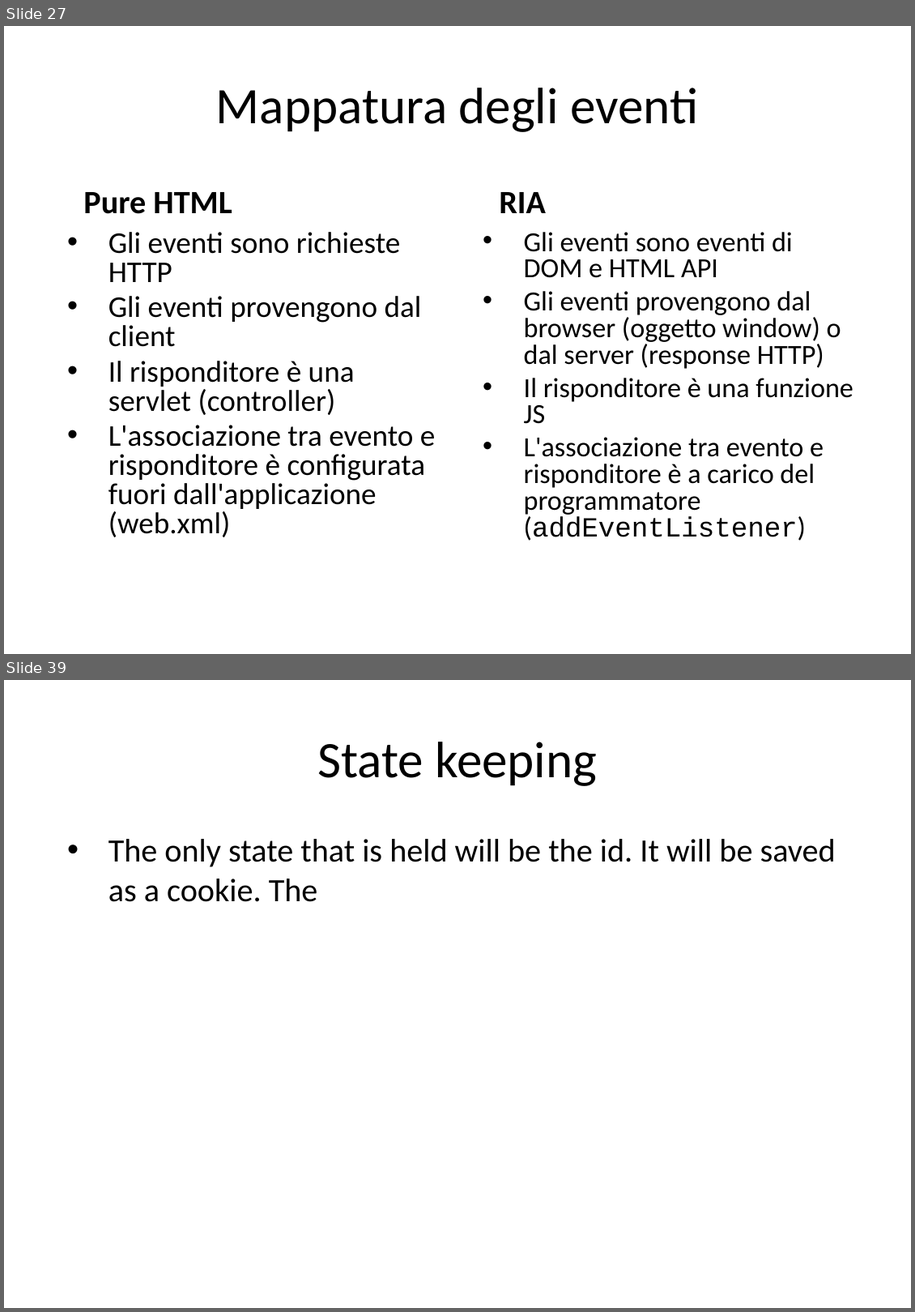
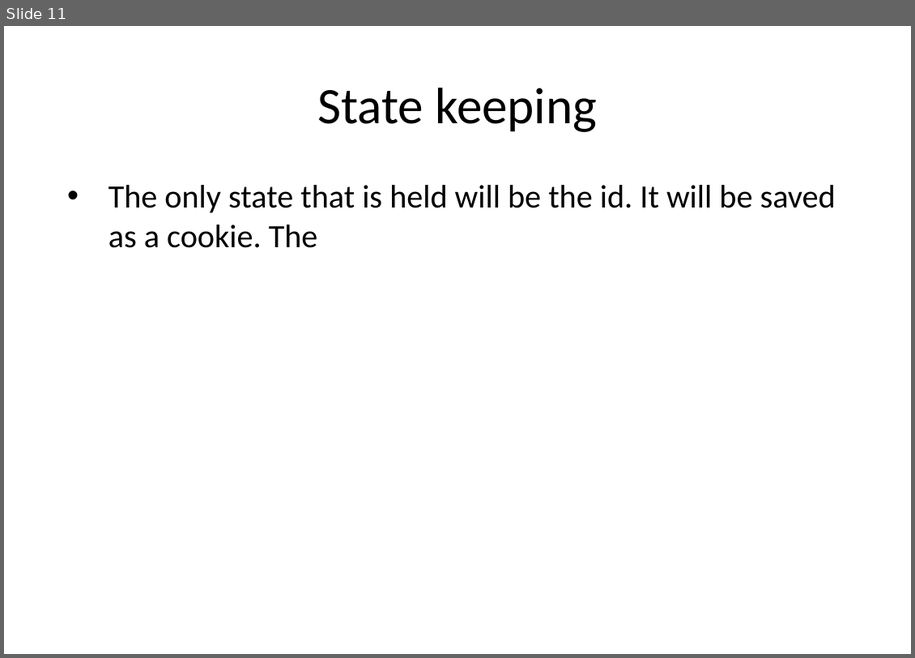
Before and after one commit to Buba98/OnlineMeetings, a slide deck: Meetings management.pptx. Shown one above the other, each under a label of ours: slides 27 and 39 before the commit, slide 11 after it; the slides between them are not shown. The pictures are 915x1312 and 915x658 pixels, drawn with LibreOffice and Linux fonts; fonts in the diff are those of the drawing. Boxes give left, top, right and bottom in pixels: in the first picture for what was removed or moved away, otherwise in the second. Text is boxed around its words. In the diff, an @@ line names an element or a change of style, - is before the commit and + after.

```diff
--- a/Meetings management.pptx
+++ b/Meetings management.pptx
@@ slide 27 removed at (4, 26, 911, 654), background #FFFFFF @@
@@ title removed at (216, 88, 698, 132) @@
-Mappatura degli eventi
@@ text removed at (83, 192, 232, 214) @@
-Pure HTML
@@ text removed at (499, 192, 546, 213) @@
-RIA
@@ text removed at (108, 232, 435, 537) @@
-• Gli eventi sono richieste HTTP
-• Gli eventi provengono dal client
-• Il risponditore è una servlet (controller)
-• L'associazione tra evento e risponditore è configurata fuori dall'applicazione (web.xml)
@@ text removed at (524, 232, 854, 540) @@
-• Gli eventi sono eventi di DOM e HTML API
-• Gli eventi provengono dal browser (oggetto window) o dal server (response HTTP)
-• Il risponditore è una funzione JS
-• L'associazione tra evento e risponditore è a carico del programmatore (addEventListener)
@@ what was slide 39 is now slide 11 @@
```
Also in this commit, not shown: 3 slides changed, 27 other slides removed, 5 other files.
